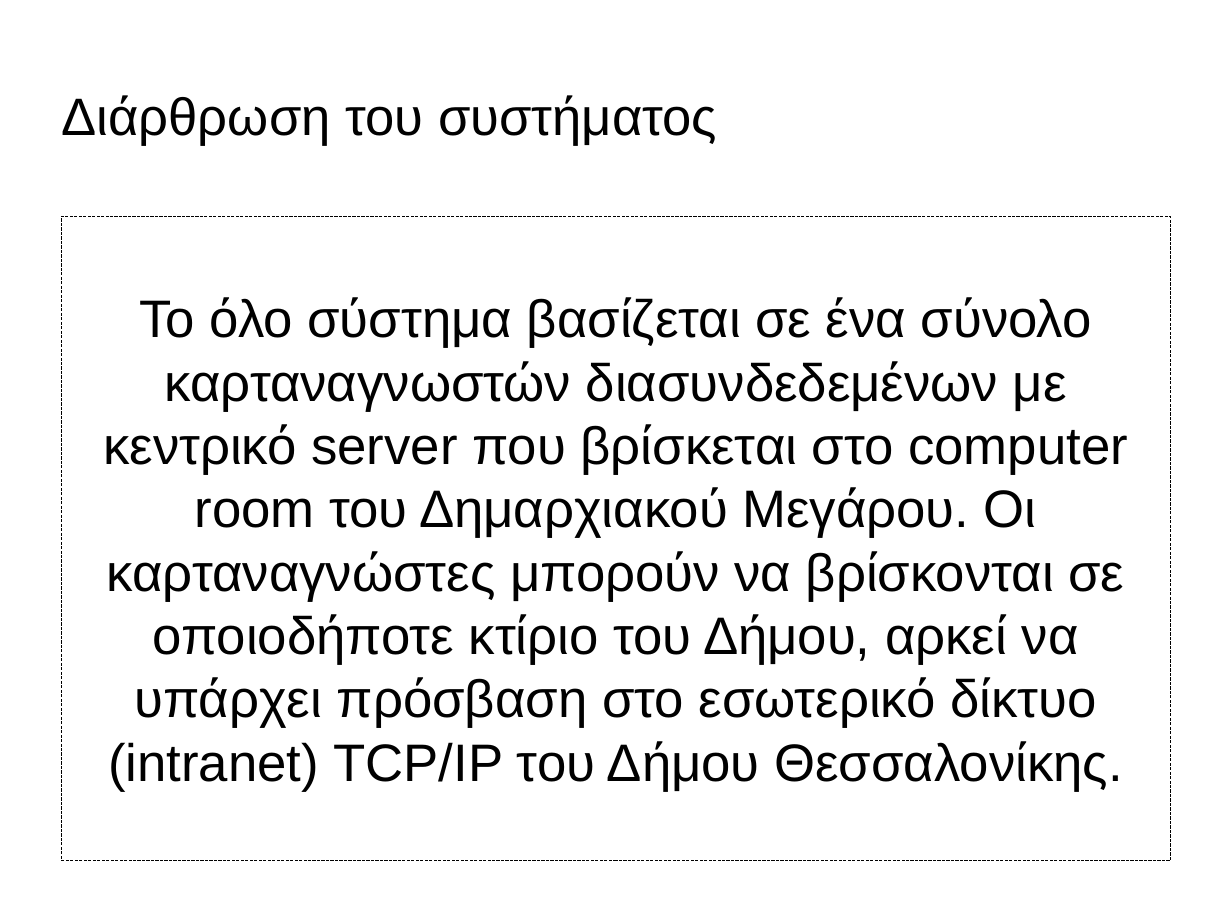
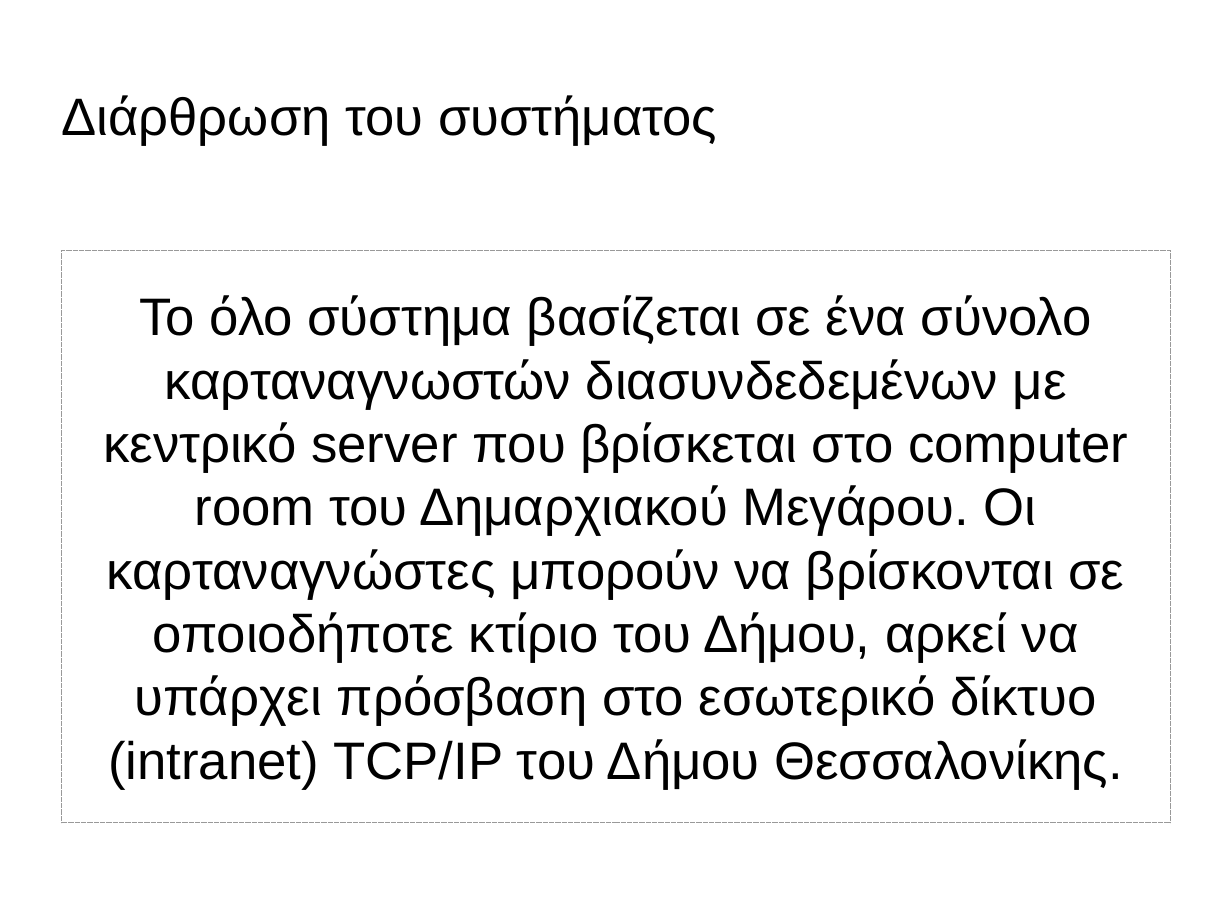
Before and after one commit to panos1962/letrak, a slide deck: slide 3 of misc/isagogi.odp. Drawn at 1232x924 pixels with LibreOffice and Linux fonts; fonts in the diff are those of the drawing; background and template pictures are left out. Boxes give left, top, right and bottom in pixels: in the first picture for what was removed or moved away, otherwise in the second. Text is boxed around its words. In the diff, an @@ line names an element or a change of style, - is before the commit and + after.

```diff
--- a/misc/isagogi.odp
+++ b/misc/isagogi.odp
@@ subtitle "Το όλο σύστημα βασίζεται σε ...": place and size @@
-subtitle "Το όλο σύστημα βασίζεται σε ..." at bbox=[61, 216, 1171, 861]
+subtitle "Το όλο σύστημα βασίζεται σε ..." at bbox=[61, 250, 1171, 823]
@@ subtitle "Το όλο σύστημα βασίζεται σε ..." at bbox=[61, 250, 1171, 823]: outline #000000 0 pt to #999999 0.51 pt @@
```
Also in this commit, not shown: 3 other slides changed, 1 slide added.
